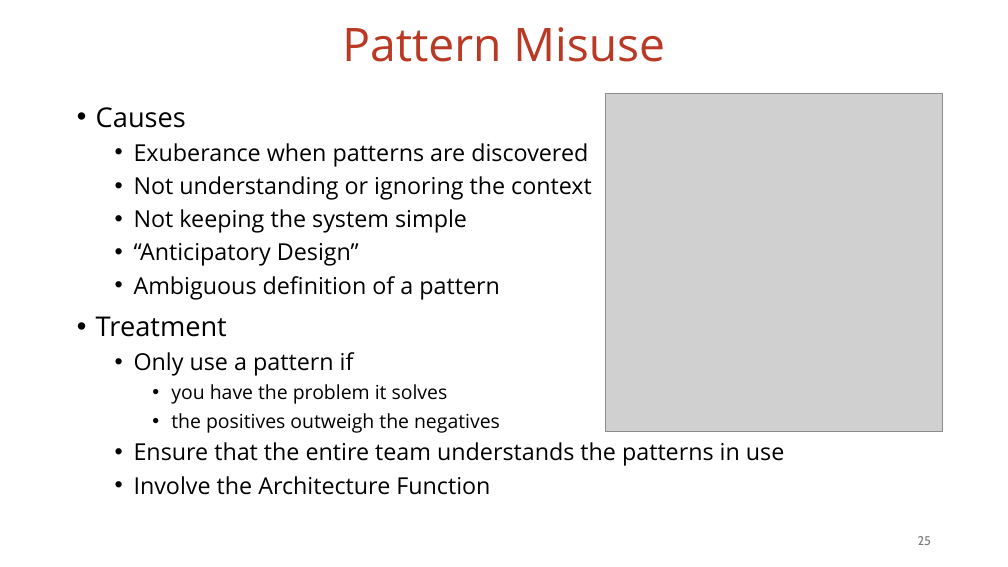
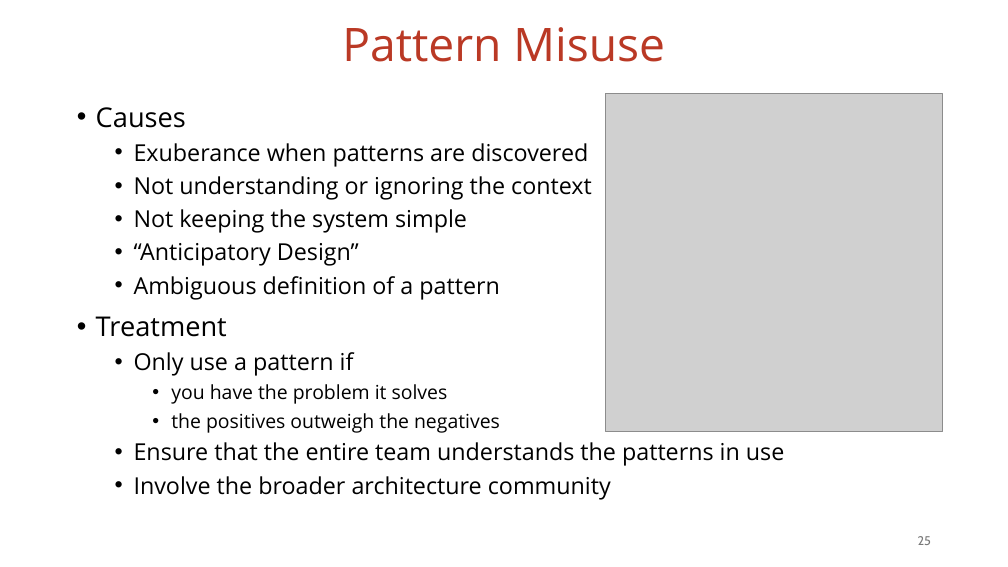
Before and after one commit to vmzakharov/presentations, a slide deck: slide 25 of Architecture_Pattern_Catalog_Talk.pptx. Drawn at 1008x567 pixels with LibreOffice and Linux fonts; fonts in the diff are those of the drawing; grey boxes stand for pictures. Boxes give left, top, right and bottom in pixels: in the first picture for what was removed or moved away, otherwise in the second. Text is boxed around its words. In the diff, an @@ line names an element or a change of style, - is before the commit and + after.

```diff
--- a/Architecture_Pattern_Catalog_Talk.pptx
+++ b/Architecture_Pattern_Catalog_Talk.pptx
@@ text at (134,476,611,500): text changed @@
-  • Involve the Architecture Function
+  • Involve the broader architecture community
```
Also in this commit, not shown: 7 other slides changed, 2 slides removed, 1 other file.
